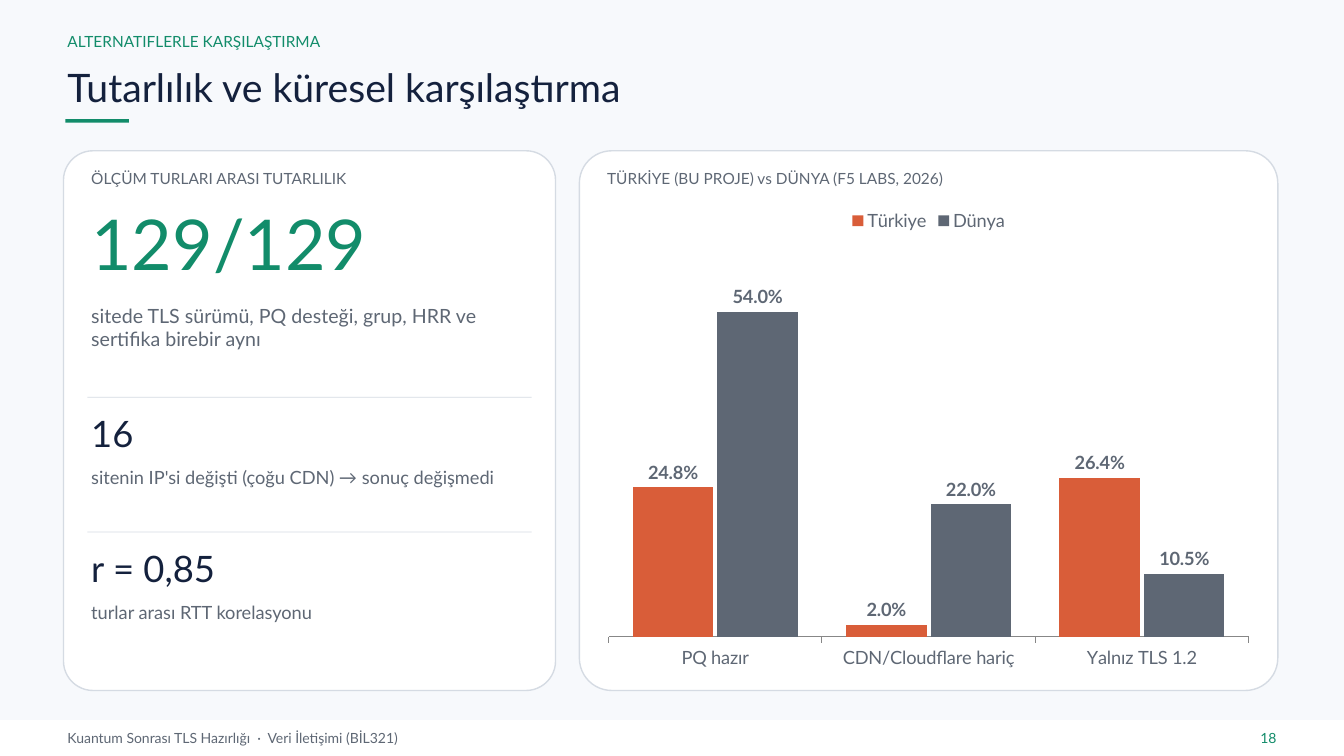
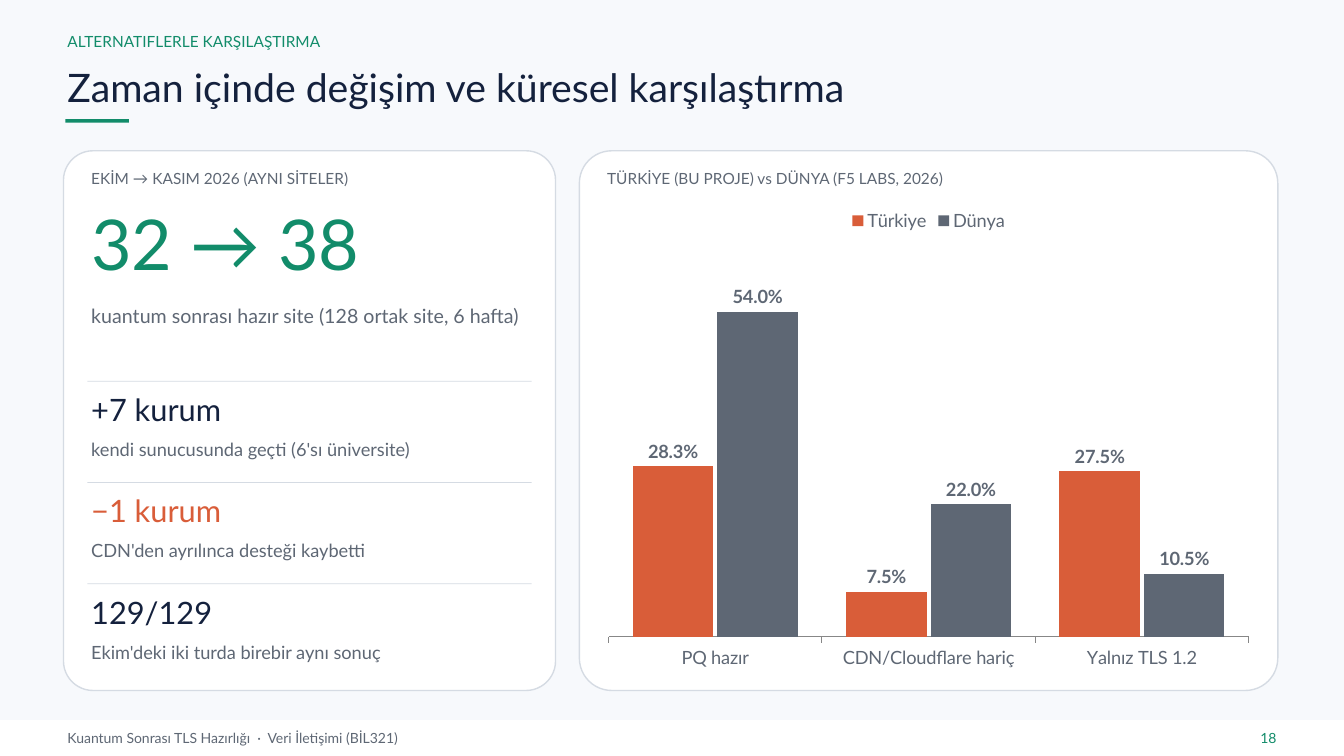
Before and after one commit to yeozyurt/yeozyurt, a slide deck: slide 18 of veri_iletisimi_proje/Rumeysa_Betul_Ozyurt_Veri_Iletisimi_Proje_Sunumu.pptx. Drawn at 1344x756 pixels with LibreOffice and Linux fonts; fonts in the diff are those of the drawing. Boxes give left, top, right and bottom in pixels: in the first picture for what was removed or moved away, otherwise in the second. Text is boxed around its words. In the diff, an @@ line names an element or a change of style, - is before the commit and + after.

```diff
--- a/veri_iletisimi_proje/Rumeysa_Betul_Ozyurt_Veri_Iletisimi_Proje_Sunumu.pptx
+++ b/veri_iletisimi_proje/Rumeysa_Betul_Ozyurt_Veri_Iletisimi_Proje_Sunumu.pptx
@@ text at [67, 73, 845, 109]: text changed @@
-Tutarlılık ve küresel karşılaştırma
+Zaman içinde değişim ve küresel karşılaştırma
@@ text at [91, 170, 348, 186]: text changed @@
-ÖLÇÜM TURLARI ARASI TUTARLILIK
+EKİM → KASIM 2026 (AYNI SİTELER)
@@ column chart at [596, 199, 1262, 679] @@
@@ Türkiye, PQ hazır: 24.8 to 28.3 @@
@@ Türkiye, CDN/Cloudflare hariç: 2 to 7.5 @@
@@ Türkiye, Yalnız TLS 1.2: 26.4 to 27.5 @@
@@ text at [91, 219, 359, 271]: text changed @@
-129/129
+32 → 38
@@ text at [91, 308, 519, 326]: text changed @@
-sitede TLS sürümü, PQ desteği, grup, HRR ve sertifika birebir aynı
+kuantum sonrası hazır site (128 ortak site, 6 hafta)
@@ rectangle: place and size @@
-rectangle at [88, 397, 532, 398]
+rectangle at [88, 381, 532, 382]
@@ text at [91, 398, 221, 422]: text changed; size 26 to 22 pt @@
-16
++7 kurum
@@ text at [91, 442, 410, 460]: text changed @@
-sitenin IP'si değişti (çoğu CDN) → sonuç değişmedi
+kendi sunucusunda geçti (6'sı üniversite)
@@ rectangle: place and size @@
-rectangle at [88, 532, 532, 533]
+rectangle at [88, 482, 532, 483]
@@ text at [91, 499, 221, 523]: text changed; size 26 to 22 pt; text colour #14213D to #D95D39 @@
-r = 0,85
+−1 kurum
@@ text at [91, 543, 365, 561]: text changed @@
-turlar arası RTT korelasyonu
+CDN'den ayrılınca desteği kaybetti
@@ rectangle added at [88, 584, 532, 585], fill #D5DBE3 @@
@@ text added at [91, 601, 212, 626], 22 pt, text #14213D @@
+129/129
@@ text added at [91, 645, 381, 662], 13 pt, text #5E6774 @@
+Ekim'deki iki turda birebir aynı sonuç
```
Also in this commit, not shown: 12 other slides changed, 16 other files.
